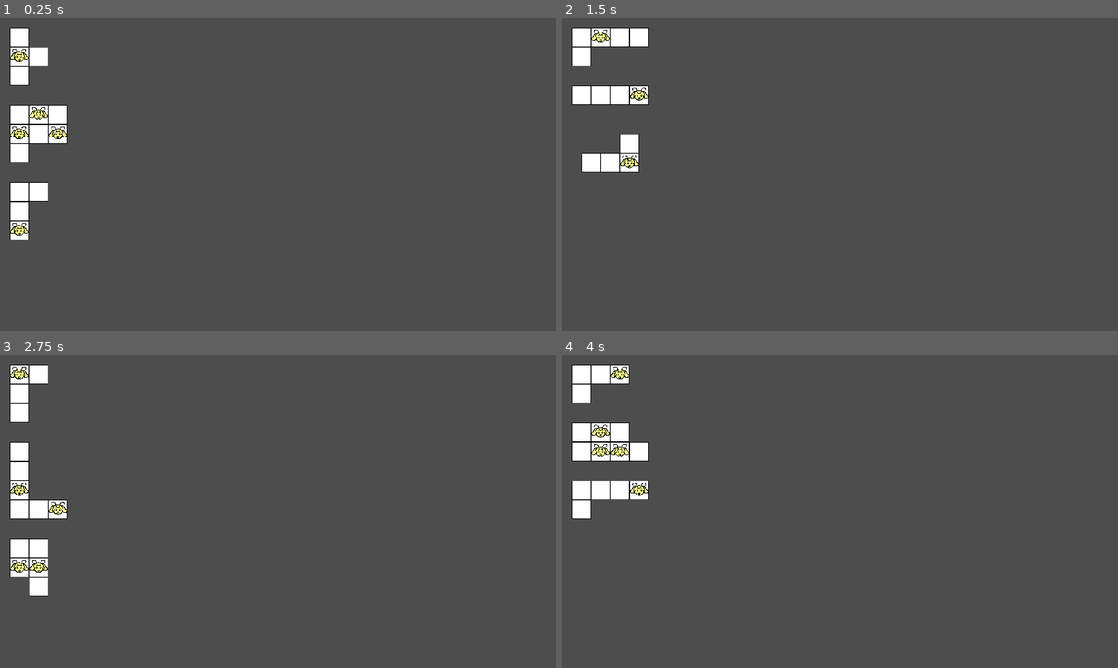
Above: before the commit, frames 1-4 (two rows, left to right).
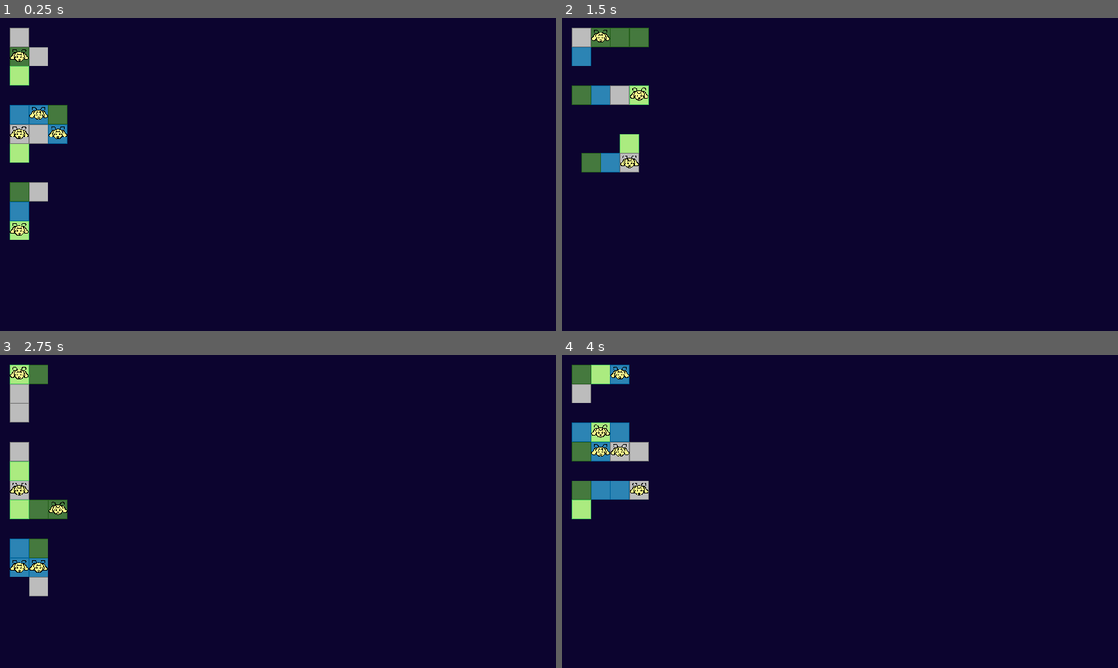
Above: after the commit, the same moments.

Repository: Cheatcode-to-Joy/Limpkin
Game: Godot game, scene res://Scenes/play_space.tscn
Two runs of this game, one before a commit and one after it. Both use one fixed random seed, a clock stepped at 60 frames per second and the inputs below.
Inputs (mouse positions are in pixels of both pictures, inside the frame that each line leads up to):
- Up to frame 1 (0.25 s): no input
- Up to frame 2 (1.5 s): tap Enter at 0.5 s; move the mouse to (589, 55) at 0.52 s; click (589, 55) at 0.6 s; tap R (Reset) at 1.25 s; move the mouse to (600, 133) at 1.27 s; right-click (600, 133) at 1.35 s; click (600, 133) at 1.42 s
- Up to frame 3 (2.75 s): tap R (Reset) at 2 s; move the mouse to (50, 383) at 2.02 s; click (50, 383) at 2.1 s
- Up to frame 4 (4 s): tap R (Reset) at 2.75, 3.5 s; move the mouse to (600, 480) at 2.77 s; right-click (600, 480) at 2.85 s; click (600, 480) at 2.92 s; move the mouse to (600, 392) at 3.52 s; click (600, 392) at 3.6 s

The runs differ from the first frame. In frame 1, 100% of the frame differs, in the area x 0-100%, y 0-100%; in frame 2, 100%; in frame 3, 100%; in frame 4, 100%.

Commit message:
random tile environments

Diff:
--- a/Scenes/Tiles/polyomino.gd
+++ b/Scenes/Tiles/polyomino.gd
@@ -67,6 +67,7 @@
 			candidateCoordinates.erase(candidate)
 
 	for newTile in tiles.keys():
+		newTile.init()
 		newTile.position = Vector2(tileHeight*(tiles[newTile][0]-(widthTiles/2)),
 								   tileHeight*(tiles[newTile][1]-(heightTiles/2)))
 
--- a/Scenes/Tiles/tile_square.gd
+++ b/Scenes/Tiles/tile_square.gd
@@ -5,13 +5,13 @@
 
 var terrainScene
 var terrainType = null
-var terrainOptions = ["forest","lake","meadow","mountain"]
+var terrainOptions = ["Forest","Lake","Meadow","Mountain"]
 
 func _ready():
 	beeScene = preload("res://Scenes/Tiles/bumblesheep.tscn")
 	terrainScene = preload("res://Scenes/Tiles/terrain.tscn")
 
-func init(addingTerrain="meadow",addingBee=false):
+func init(addingTerrain="Random",addingBee=false):
 	addTerrain(addingTerrain)
 	if addingBee:
 		addBee()
@@ -24,7 +24,9 @@
 	if addingTerrain in terrainOptions:
 		terrainType = addingTerrain
 	else:
-		terrainType = "meadow"
+		terrainType = terrainOptions[randi() % (terrainOptions.size())]
+	get_child(0).texture = load("res://Assets/Textures/Terrain{terrain}.png"
+								.format({"terrain":terrainType}))
 
 func _process(_delta):
 	pass
--- a/project.godot
+++ b/project.godot
@@ -41,3 +41,7 @@
 "events": [Object(InputEventMouseButton,"resource_local_to_scene":false,"resource_name":"","device":-1,"window_id":0,"a …(253 unchanged characters)…
 ]
 }
+
+[rendering]
+
+environment/defaults/default_clear_color=Color(0.0470588, 0.0156863, 0.184314, 1)
Binary file added: Assets/Textures/TerrainForest.png
Not shown, added: Assets/Textures/TerrainForest.png.import
Binary file added: Assets/Textures/TerrainLake.png
Not shown, added: Assets/Textures/TerrainLake.png.import
Binary file added: Assets/Textures/TerrainMeadow.png
Not shown, added: Assets/Textures/TerrainMeadow.png.import
Binary file added: Assets/Textures/TerrainMountain.png
Not shown, added: Assets/Textures/TerrainMountain.png.import
